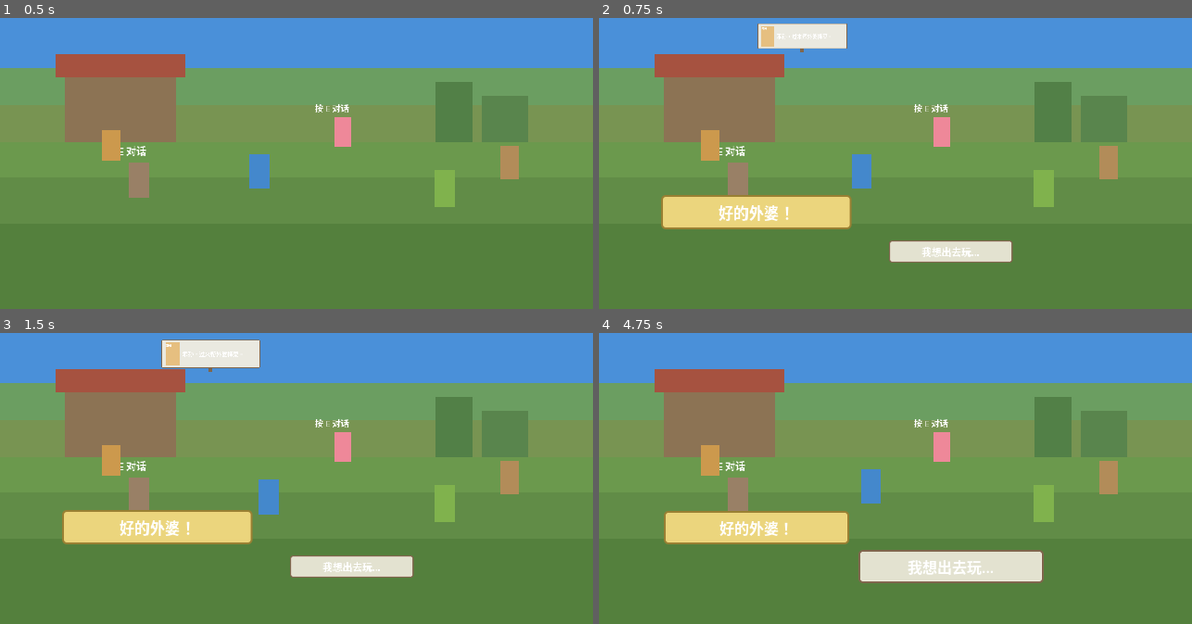
Above: before the commit, frames 1-4 (two rows, left to right).
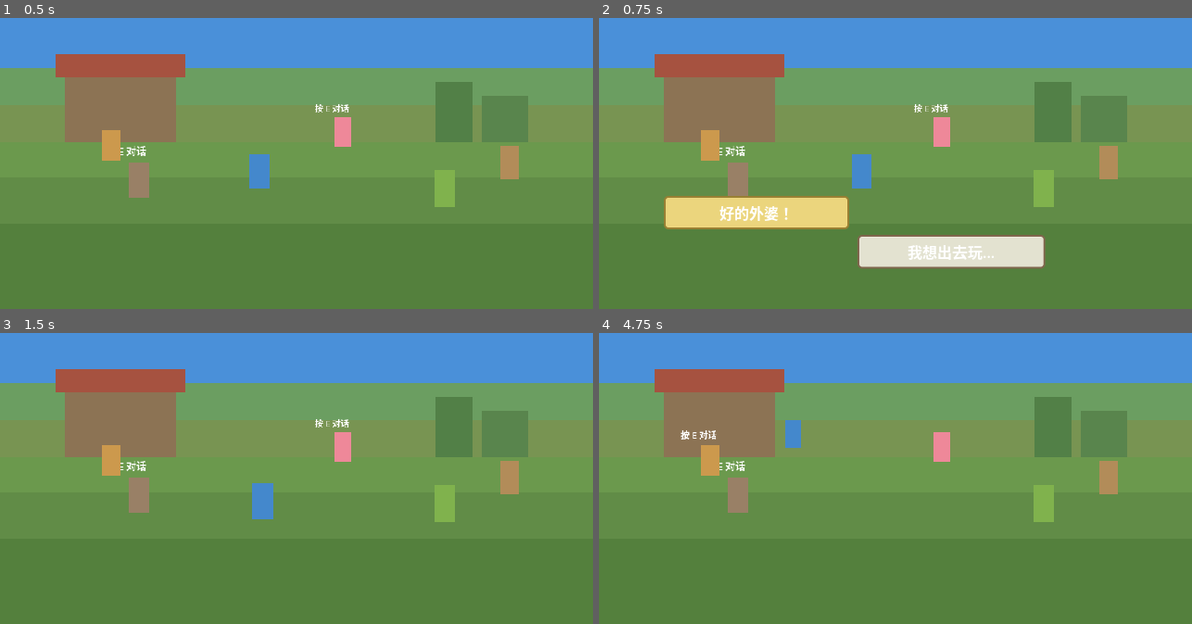
Above: after the commit, the same moments.

Repository: yuanzhoucanxiang/caojie
Game: Godot game, scene res://scenes/main.tscn
Two runs of this game, one before a commit and one after it. Both use one fixed random seed, a clock stepped at 60 frames per second and the inputs below.
Inputs (mouse positions are in pixels of both pictures, inside the frame that each line leads up to):
- Up to frame 1 (0.5 s): no input
- Up to frame 2 (0.75 s): tap Enter at 0.5 s; move the mouse to (1025, 125) at 0.52 s; hold D (move_right) from 0.53 s (still down); hold E (interact) from 0.53 s (still down); click (1025, 125) at 0.67 s
- Up to frame 3 (1.5 s): tap Space at 1.25 s; move the mouse to (177, 472) at 1.27 s; release D (move_right) at 1.28 s; release E (interact) at 1.28 s; hold S (move_down) from 1.28 s (still down); tap E (interact) at 1.35 s; click (177, 472) at 1.42 s
- Up to frame 4 (4.75 s): tap Enter at 2, 4.25 s; move the mouse to (954, 382) at 2.02 s; release S (move_down) at 2.03 s; hold D (move_right) 2.03-2.78 s; hold E (interact) 2.03-2.78 s; click (954, 382) at 2.17 s; tap Space at 2.75 s; move the mouse to (865, 525) at 2.77 s; hold W (move_up) 2.78-3.53 s; tap E (interact) at 2.85, 4.35 s; click (865, 525) at 2.92 s; move the mouse to (1073, 507) at 3.52 s; hold E (interact) 3.53-4.28 s; hold A (move_left) from 3.53 s (still down); click (1073, 507) at 3.67 s; move the mouse to (717, 405) at 4.27 s; click (717, 405) at 4.42 s

Frame 1 is identical in both runs. In frame 2, 4.4% of the frame differs, in the area x 10-76%, y 1-86%; in frame 3, 7.3%; in frame 4, 8.0%, in the area x 10-75%, y 29-86%.

Commit message:
键盘输入改用_process中的is_action_just_pressed，绕过_input事件传播问题

Diff:
--- a/scripts/autoload/dialogue_manager.gd
+++ b/scripts/autoload/dialogue_manager.gd
@@ -43,25 +43,27 @@
 	_show_advance_hint()
 
 
-func _input(event: InputEvent) -> void:
+func _process(_delta: float) -> void:
 	if current_state == State.SHOWING_SPEECH:
-		# 按E / 鼠标左键 继续
-		if event.is_action_pressed("interact"):
-			_advance_from_speech()
-		elif event is InputEventMouseButton and event.pressed and event.button_index == MOUSE_BUTTON_LEFT:
+		if Input.is_action_just_pressed("interact"):
 			_advance_from_speech()
 
 	elif current_state == State.SHOWING_CHOICES:
-		# 键盘左右切换
-		if event.is_action_pressed("move_left"):
+		if Input.is_action_just_pressed("move_left"):
 			_navigate_choices(-1)
-		elif event.is_action_pressed("move_right"):
+		elif Input.is_action_just_pressed("move_right"):
 			_navigate_choices(1)
-		# 键盘E确认
-		elif event.is_action_pressed("interact"):
+		elif Input.is_action_just_pressed("interact"):
 			_apply_choice(_selected_index)
-		# 鼠标左键
-		elif event is InputEventMouseButton and event.pressed and event.button_index == MOUSE_BUTTON_LEFT:
+
+
+func _input(event: InputEvent) -> void:
+	# 鼠标点击处理
+	if current_state == State.SHOWING_SPEECH:
+		if event is InputEventMouseButton and event.pressed and event.button_index == MOUSE_BUTTON_LEFT:
+			_advance_from_speech()
+	elif current_state == State.SHOWING_CHOICES:
+		if event is InputEventMouseButton and event.pressed and event.button_index == MOUSE_BUTTON_LEFT:
 			var clicked_index = _get_choice_at_position(event.position)
 			if clicked_index >= 0:
 				_apply_choice(clicked_index)
@@ -91,7 +93,6 @@
 		_canvas_layer.add_child(bubble)
 		_choice_bubbles.append(bubble)
 
-	# 高亮第一个
 	if _choice_bubbles.size() > 0:
 		_choice_bubbles[0].highlight()
 
@@ -100,13 +101,8 @@
 	if _choice_bubbles.is_empty():
 		return
 
-	# 取消当前高亮
 	_choice_bubbles[_selected_index].unhighlight()
-
-	# 计算新位置
 	_selected_index = (_selected_index + direction + _choice_bubbles.size()) % _choice_bubbles.size()
-
-	# 高亮新的
 	_choice_bubbles[_selected_index].highlight()
 
 
@@ -120,7 +116,6 @@
 	if not _current_event_id.is_empty():
 		GameState.complete_event(_current_event_id)
 
-	# 移除所有选项气泡
 	for bubble in _choice_bubbles:
 		bubble.remove_bubble()
 	_choice_bubbles.clear()
@@ -129,7 +124,6 @@
 
 
 func _get_choice_at_position(screen_pos: Vector2) -> int:
-	## 检查鼠标位置是否在某个选项气泡上
 	for i in range(_choice_bubbles.size()):
 		var bubble = _choice_bubbles[i]
 		var rect = Rect2(bubble.global_position, bubble.size)
